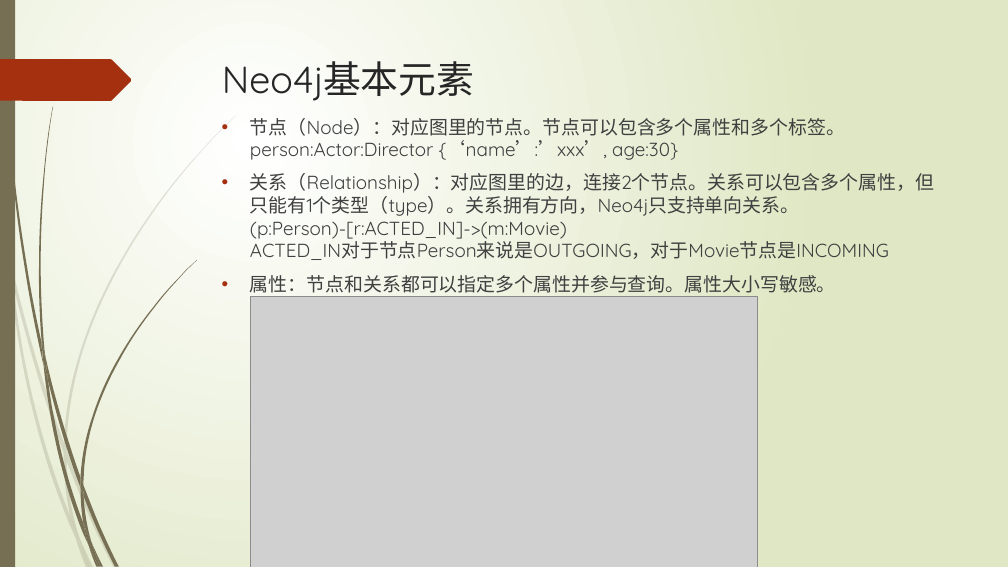
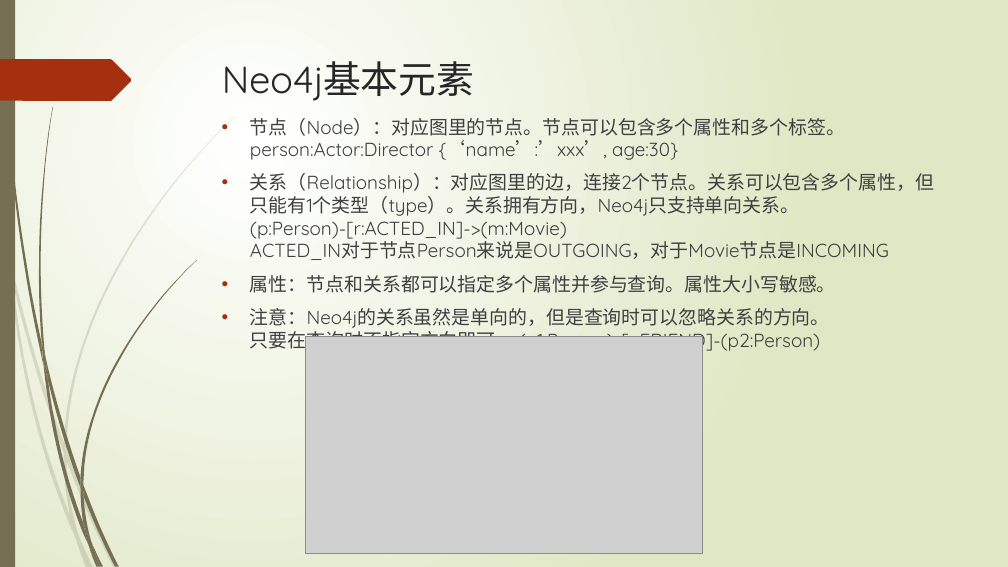
Before and after one commit to xljnc/thor, a slide deck: slide 10 of doc/Neo4j简介.pptx. Drawn at 1008x567 pixels with LibreOffice and Linux fonts; fonts in the diff are those of the drawing; grey boxes stand for pictures. Boxes give left, top, right and bottom in pixels: in the first picture for what was removed or moved away, otherwise in the second. Text is boxed around its words. In the diff, an @@ line names an element or a change of style, - is before the commit and + after.

```diff
--- a/doc/Neo4j简介.pptx
+++ b/doc/Neo4j简介.pptx
@@ text at [250,308,830,353]: paragraph added @@
+• 注意：Neo4j的关系虽然是单向的，但是查询时可以忽略关系的方向。
+  只要在查询时不指定方向即可。 (p1:Person)-[r:FRIEND]-(p2:Person)
@@ picture: place and size @@
-picture at [250,296,758,567]
+picture at [306,337,703,554]
```
Also in this commit, not shown: 1 other slide changed.
